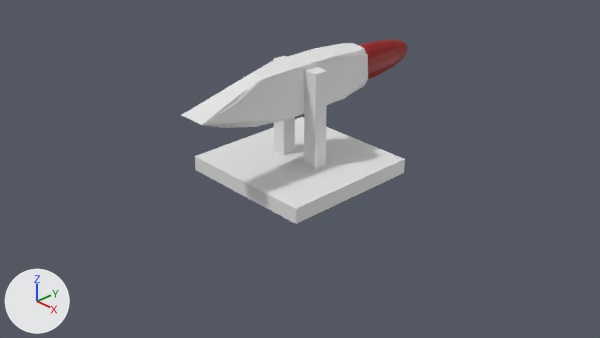
The Blender file Assets/Models/lasergun.blend as it was, and as the next commit left it.
Camera for both pictures: the file's camera 'Camera'. The lights are fixed; the arrows at lower left show +X, +Y and +Z.

In view in the first picture: 'Cube', '立方体', '立方体.001', '立方体.002', '立方体.003'.
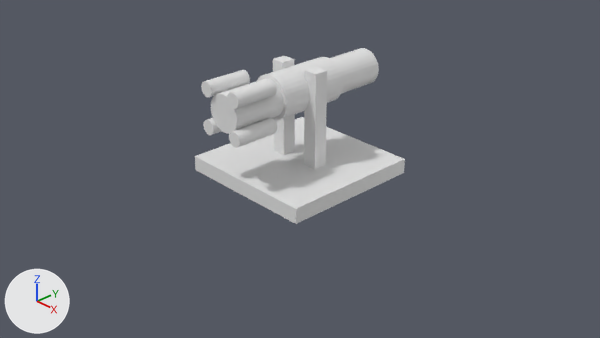
What differs and where, as boxes [x1, y1, x2, y2] in the pictures (600 x 338 px):
'立方体.003', deleted
    before: [182, 43, 368, 128]
'柱体', added
    after: [211, 48, 379, 134]
'柱体.001', added
    after: [257, 57, 343, 121]
'立方体.002', deleted (red)
    before: [359, 39, 408, 79]
'柱体.002', added
    after: [227, 80, 277, 109]
'柱体.005', added
    after: [229, 118, 277, 148]
'柱体.004', added
    after: [201, 70, 250, 97]
'柱体.003', added
    after: [203, 118, 222, 135]

The edits, one by one:
Mesh me_柱体_005 is new.
It is a 32-sided cylinder along z spanning x -1.0..1.0, y -1.0..1.0, z -1.0..1.0.
Object '立方体.002' (ob_立方体_002) is deleted.
Object '立方体.003' (ob_立方体_003) is deleted.
Object '柱体.005' (ob_柱体_005) is new; it shows me_柱体_005.
Its location is (0.25, -1.0, 0.855).
Its rotation in degrees is (90, 0, 0).
Its scale is (0.1, 0.1, 0.3).
Object '柱体.004' (ob_柱体_004) is new; it shows a copy of me_柱体_005.
Its location is (-0.25, -1.0, 1.355).
Its rotation in degrees is (90, 0, 0).
Its scale is (0.1, 0.1, 0.3).
Object '柱体.003' (ob_柱体_003) is new; it shows a copy of me_柱体_005.
Its location is (-0.25, -1.0, 0.855).
Its rotation in degrees is (90, 0, 0).
Its scale is (0.1, 0.1, 0.3).
Object '柱体.002' (ob_柱体_002) is new; it shows a copy of me_柱体_005.
Its location is (0.25, -1.0, 1.355).
Its rotation in degrees is (90, 0, 0).
Its scale is (0.1, 0.1, 0.3).
Object '柱体.001' (ob_柱体_001) is new; it shows a copy of me_柱体_005.
Its location is (0.0, 0.0, 1.1).
Its rotation in degrees is (90, 0, 0).
Its scale is (0.3, 0.3, 0.5).
Object '柱体' (ob_柱体) is new; it shows a copy of me_柱体_005.
Its location is (0.0, 0.0, 1.1).
Its rotation in degrees is (90, 0, 0).
Its scale is (0.25, 0.25, 1.25).
